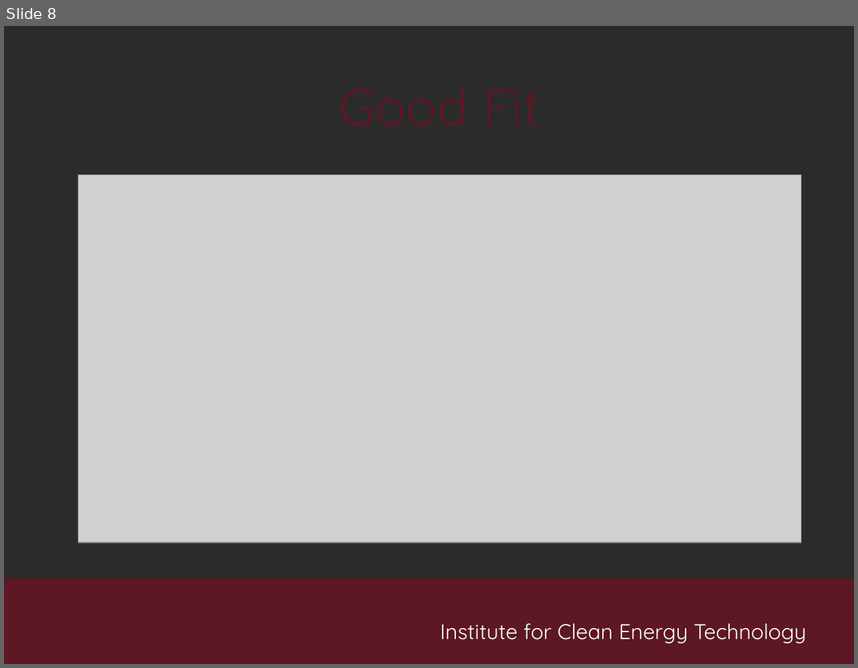
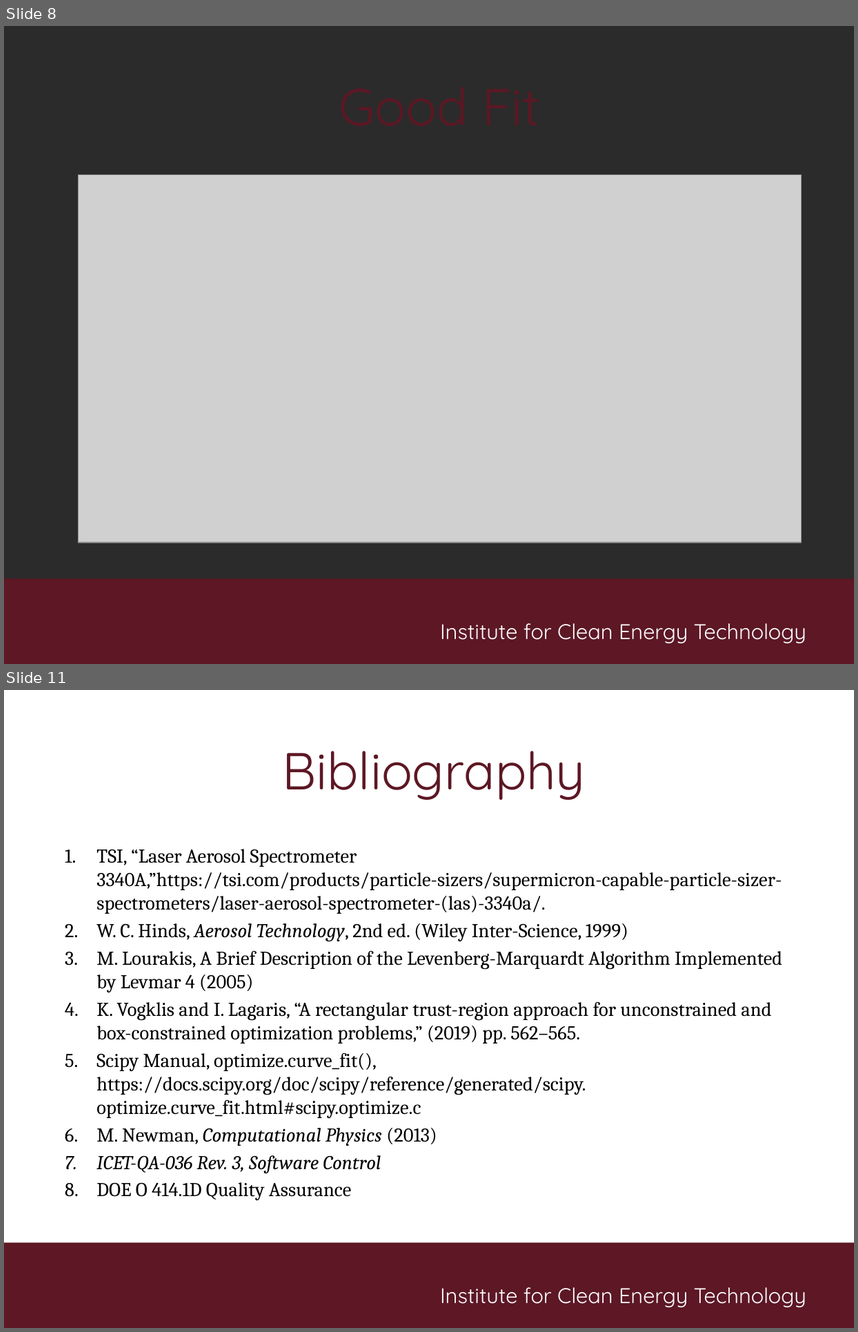
Before and after one commit to matt-wright2001/Computational-Physics, a slide deck: Project/lasFE/ProjectReport/lasFE.pptx. Shown one above the other, each under a label of ours: slide 8 before the commit, slides 8 and 11 after it; the slides between them are not shown. The pictures are 858x668 and 858x1332 pixels, drawn with LibreOffice and Linux fonts; fonts in the diff are those of the drawing; grey boxes stand for pictures; background and template pictures are left out; a plain dark background stands for a picture behind light text. Boxes give left, top, right and bottom in pixels: in the first picture for what was removed or moved away, otherwise in the second. Text is boxed around its words. In the diff, an @@ line names an element or a change of style, - is before the commit and + after.

```diff
--- a/Project/lasFE/ProjectReport/lasFE.pptx
+++ b/Project/lasFE/ProjectReport/lasFE.pptx
@@ slide 11 added at [4,690,854,1328], background picture (left out); not listed: 2 template elements that a slide beside it also shows @@
@@ title added at [282,751,585,800], 44 pt, text #5D1724 @@
+Bibliography
@@ text added at [96,849,782,1200], 16.6 pt, text #000000 @@
+1. TSI, “Laser Aerosol Spectrometer 3340A,”https://tsi.com/products/particle-sizers/supermicron-capable-particle-sizer-spectrometers/laser-aerosol-spectrometer-(las)-3340a/.
+2. W. C. Hinds, Aerosol Technology, 2nd ed. (Wiley Inter-Science, 1999)
+3. M. Lourakis, A Brief Description of the Levenberg-Marquardt Algorithm Implemented by Levmar 4 (2005)
+4. K. Vogklis and I. Lagaris, “A rectangular trust-region approach for unconstrained and box-constrained optimization problems,” (2019) pp. 562–565.
+5. Scipy Manual, optimize.curve_fit(), https://docs.scipy.org/doc/scipy/reference/generated/scipy.
+   optimize.curve_fit.html#scipy.optimize.c
+6. M. Newman, Computational Physics (2013)
+7. ICET-QA-036 Rev. 3, Software Control
+8. DOE O 414.1D Quality Assurance
```
Also in this commit, not shown: 4 slides changed, 13 other files.
